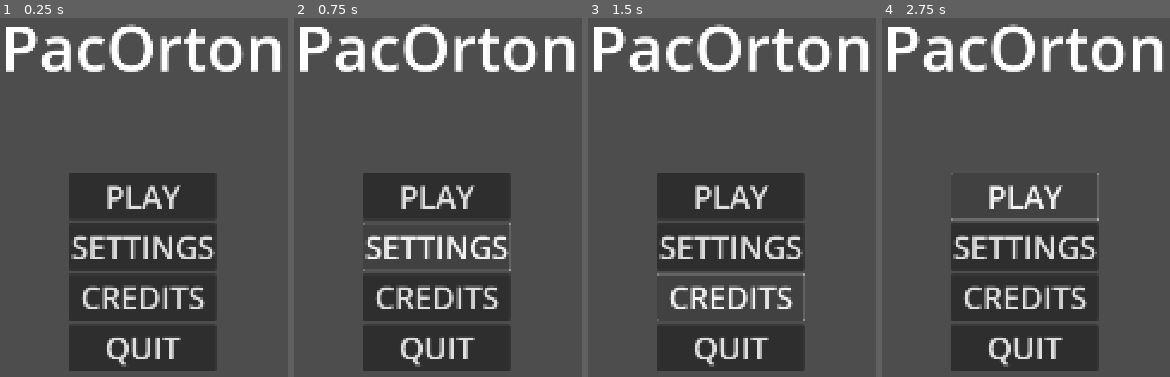
Above: before the commit, frames 1-4 (left to right).
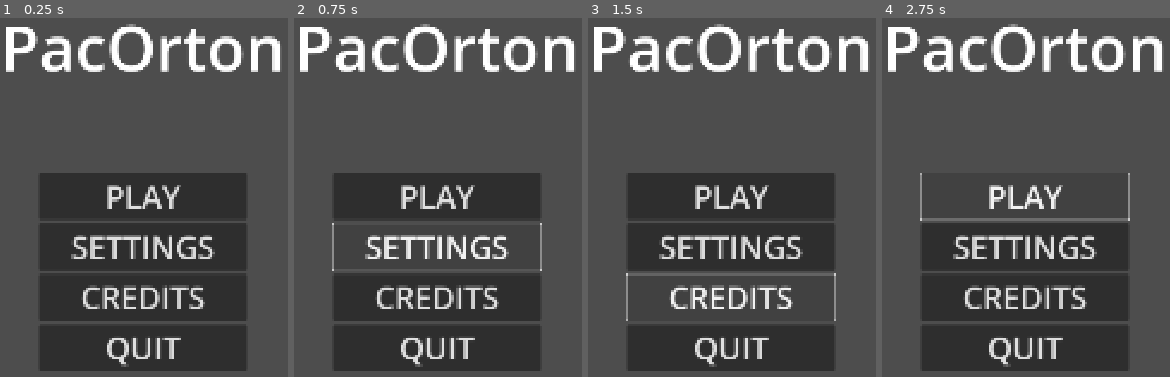
Above: after the commit, the same moments.

Repository: Ferreira06/PacOrton
Game: Godot game, scene res://main_menu.tscn
Same seed, same stepped clock (60 frames per second), same inputs: the game is played once before the commit and once after it.
Inputs:
- Up to frame 1 (0.25 s): no input
- Up to frame 2 (0.75 s): click "SETTINGS" at 0.5 s
- Up to frame 3 (1.5 s): click "CREDITS" at 1.25 s
- Up to frame 4 (2.75 s): click "PLAY" at 2 s

The runs differ from the first frame. In frame 1, 11% of the frame differs, in the area x 13-86%, y 43-99%; in frame 2, 8.2%; in frame 3, 8.3%; in frame 4, 8.5%.

Commit message:
fix: main menu button size increased

Diff:
--- a/main_menu.tscn
+++ b/main_menu.tscn
@@ -18,28 +18,32 @@
 offset_bottom = 1080.0
 theme = SubResource("Theme_rhts7")
 
-[node name="VBoxContainer" type="VBoxContainer" parent="CenterContainer"]
+[node name="MainButtons" type="VBoxContainer" parent="CenterContainer"]
 layout_mode = 2
 theme_override_constants/separation = 10
 
-[node name="Play" type="Button" parent="CenterContainer/VBoxContainer"]
+[node name="Play" type="Button" parent="CenterContainer/MainButtons"]
+custom_minimum_size = Vector2(500, 0)
 layout_mode = 2
 theme_override_font_sizes/font_size = 75
 text = "PLAY"
 
-[node name="Settings" type="Button" parent="CenterContainer/VBoxContainer"]
+[node name="Settings" type="Button" parent="CenterContainer/MainButtons"]
+custom_minimum_size = Vector2(500, 0)
 layout_mode = 2
 theme_override_font_sizes/font_size = 75
 text = "SETTINGS
 "
 
-[node name="Credits" type="Button" parent="CenterContainer/VBoxContainer"]
+[node name="Credits" type="Button" parent="CenterContainer/MainButtons"]
+custom_minimum_size = Vector2(500, 0)
 layout_mode = 2
 theme_override_font_sizes/font_size = 75
 text = "CREDITS
 "
 
-[node name="Quit" type="Button" parent="CenterContainer/VBoxContainer"]
+[node name="Quit" type="Button" parent="CenterContainer/MainButtons"]
+custom_minimum_size = Vector2(500, 0)
 layout_mode = 2
 theme_override_font_sizes/font_size = 75
 text = "QUIT
